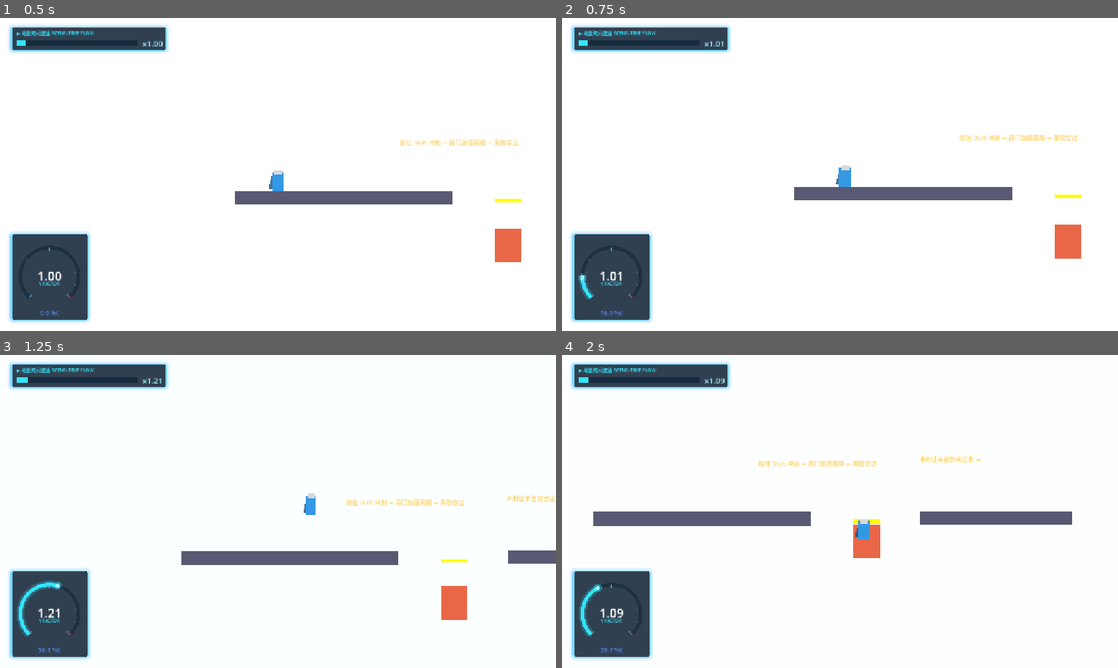
Above: before the commit, frames 1-4 (two rows, left to right).
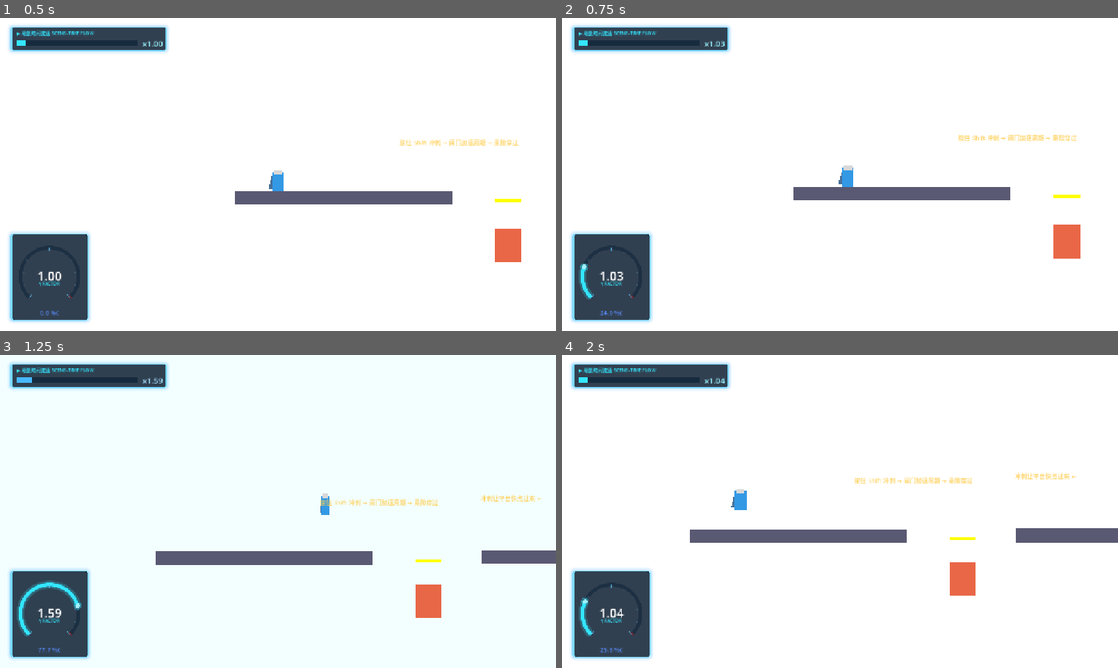
Above: after the commit, the same moments.

Repository: moss-550-w/Relativity-Puzzle
Game: Godot game, scene res://scenes/world_1_lorentz/level_1_1.tscn
The game is run twice, just before and just after one commit, with the same random seed, the same clock (stepped at 60 frames per second) and the same inputs.
Inputs:
- Up to frame 1 (0.5 s): no input
- Up to frame 2 (0.75 s): hold D (move_right) from 0.53 s (still down); hold Shift (sprint) from 0.53 s (still down)
- Up to frame 3 (1.25 s): keep holding D (move_right); keep holding Shift (sprint); tap Space (jump) at 0.77 s
- Up to frame 4 (2 s): keep holding D (move_right); release Shift (sprint) at 1.28 s; tap Shift (sprint) at 1.35 s; tap Space (jump) at 1.52 s

Frame 1 is identical in both runs. In frame 2, 0.5% of the frame differs, in the area x 3-94%, y 7-96%; in frame 3, 2.7%; in frame 4, 7.6%, in the area x 3-100%, y 7-96%.

Commit message:
refactor(player): 重构玩家移动的速度累积逻辑
重写了移动速度系统，将固定冲刺速度改为长按累积加速，调整了相关参数常量，更新了注释说明

Diff:
--- a/scripts/player/player.gd
+++ b/scripts/player/player.gd
@@ -1,7 +1,8 @@
 extends CharacterBody2D
 ## Player — 时空观测员
 ## 铁律：输入处理在 _process（实时），物理计算在 _physics_process
-## sprint 加速 → scene_time_scale ↑ → 场景物体加速
+## 长按方向键 → 速度随时长持续累积；Shift → 累积速率倍增，迅速冲高
+## 速度越高 → scene_time_scale ↑ → 场景物体加速
 
 const _STC = preload("res://scripts/mechanics/speed_time_coupling.gd")
 
@@ -11,10 +12,18 @@
 # ============================================================
 
 @export_category("Movement")
-@export var walk_speed: float = 200.0
-@export var sprint_speed: float = 600.0
-@export var acceleration: float = 800.0
-@export var friction: float = 600.0
+## 起步速度（刚按下方向键时）
+@export var base_speed: float = 150.0
+## 长按可达的最高速度（接近光速红线）
+@export var max_speed: float = 980.0
+## 长按时速度累积速率（像素/秒²的目标提升）
+@export var ramp_rate: float = 260.0
+## Shift 冲刺时累积速率倍数
+@export var sprint_multiplier: float = 3.5
+## 实际速度趋近目标的加速度
+@export var acceleration: float = 1200.0
+## 松开方向键后的减速
+@export var friction: float = 900.0
 
 @export_category("Jump")
 @export var jump_velocity: float = -400.0
@@ -34,6 +43,10 @@
 var _is_frozen: bool = false
 var _last_safe_position: Vector2 = Vector2.ZERO
 var _visual_root: Node2D = null
+## 当前方向（-1/0/1），用于检测换向重置累积
+var _hold_dir: float = 0.0
+## 长按累积出的目标速度（随按住时长增长）
+var _ramped_speed: float = 0.0
 
 
 # ============================================================
@@ -89,18 +102,29 @@
 	if not is_on_floor():
 		velocity.y += gravity * delta
 
-	# 水平移动
-	var target_speed: float = sprint_speed if _is_sprinting else walk_speed
 	var input_dir: float = Input.get_axis("move_left", "move_right")
 
 	if input_dir != 0.0:
-		var target_vx: float = input_dir * target_speed
-		# 加速
+		# 换向：重置累积，从起步速度重新积累
+		if input_dir != _hold_dir:
+			_hold_dir = input_dir
+			_ramped_speed = base_speed
+
+		# 长按持续累积目标速度；Shift 让累积速率倍增
+		var rate := ramp_rate * (sprint_multiplier if _is_sprinting else 1.0)
+		_ramped_speed = minf(_ramped_speed + rate * delta, max_speed)
+
+		# 实际速度趋近累积目标
+		var target_vx := input_dir * _ramped_speed
 		velocity.x = move_toward(velocity.x, target_vx, acceleration * delta)
-		# 检查光速红线
+
+		# 光速红线
 		if _STC.is_over_redline(absf(velocity.x)):
 			_bounce_from_redline()
 	else:
+		# 松开方向键：累积清零，速度回落
+		_hold_dir = 0.0
+		_ramped_speed = 0.0
 		velocity.x = move_toward(velocity.x, 0.0, friction * delta)
 
 	# 跳跃（实时输入）
@@ -113,6 +137,8 @@
 
 ## 光速红线弹回
 func _bounce_from_redline() -> void:
+	# 清空累积速度，避免立即再次触发
+	_ramped_speed = base_speed
 	# 弹回方向与速度
 	velocity.x = -signf(velocity.x) * _STC.SPEED_REDLINE * 0.7
 	# 触发红移信号（M1-2机制就位，视觉效果由Shader层响应）
@@ -147,6 +173,8 @@
 	_is_frozen = frozen
 	if frozen:
 		velocity = Vector2.ZERO
+		_ramped_speed = 0.0
+		_hold_dir = 0.0
 
 
 func get_last_safe_position() -> Vector2:
